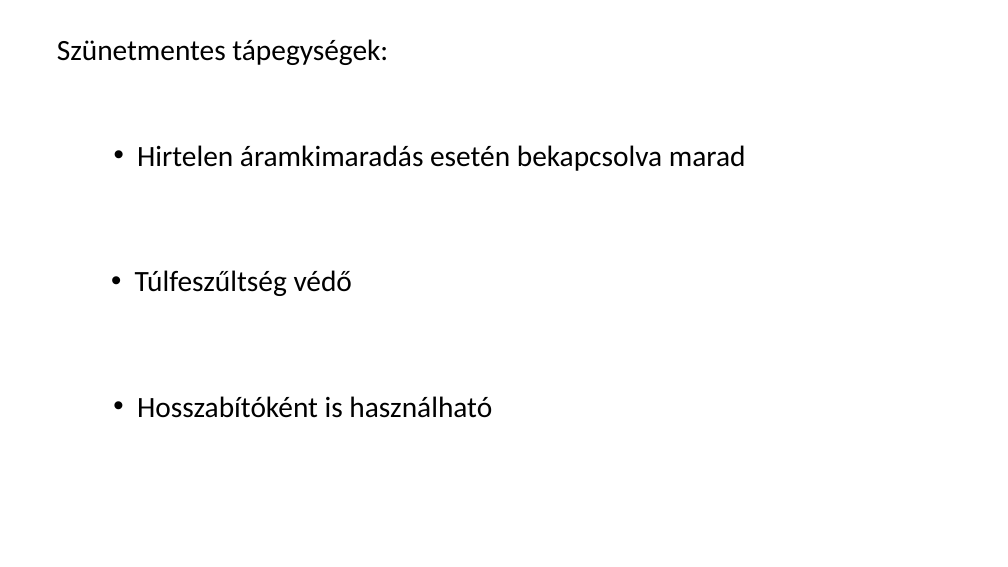
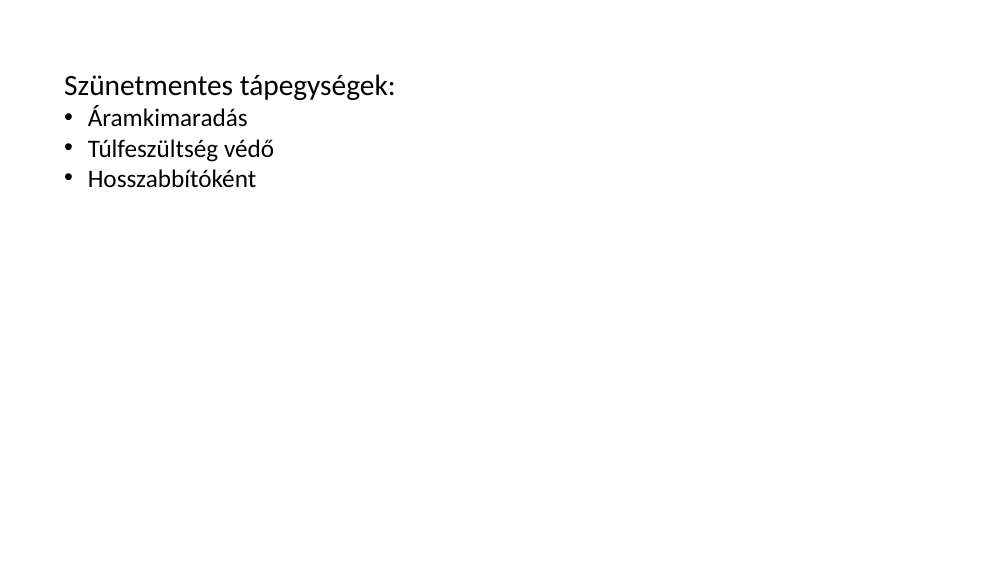
Before and after one commit to RCsSto/cad-cam-szunetment, a slide deck: slide 7 of CADCAM.pptx (slide 6 before the commit). Drawn at 1008x567 pixels with LibreOffice and Linux fonts; fonts in the diff are those of the drawing. Boxes give left, top, right and bottom in pixels: in the first picture for what was removed or moved away, otherwise in the second. Text is boxed around its words. In the diff, an @@ line names an element or a change of style, - is before the commit and + after.

```diff
--- a/CADCAM.pptx
+++ b/CADCAM.pptx
@@ title removed at bbox=[57, 39, 388, 65] @@
-Szünetmentes tápegységek:
@@ text at bbox=[64, 74, 396, 188]: text changed; size 28 to 24 pt @@
-• Hirtelen áramkimaradás esetén bekapcsolva marad
+Szünetmentes tápegységek:
+• Áramkimaradás
+• Túlfeszültség védő
+• Hosszabbítóként
@@ text removed at bbox=[135, 270, 352, 296] @@
-• Túlfeszűltség védő
@@ text removed at bbox=[137, 396, 492, 418] @@
-• Hosszabítóként is használható
```
Also in this commit, not shown: 13 other slides changed, 3 slides added, 2 slides removed, 1 other file.
